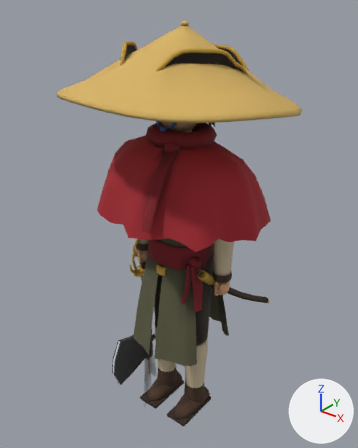
What one commit did to the glTF model assets/campos-dorados/modelos/augusto.glb.
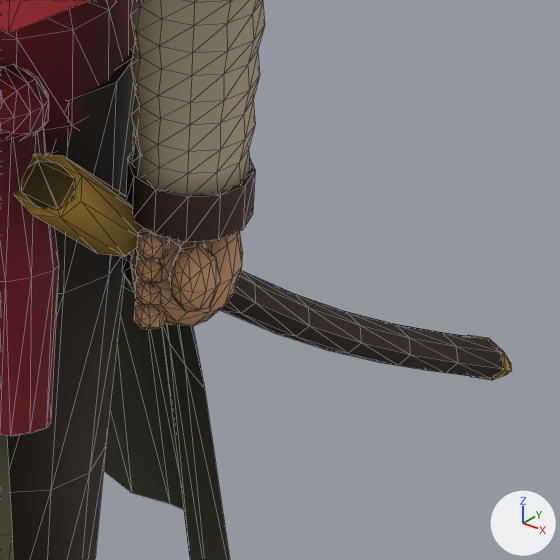
The first picture shows the older version from a camera (50 mm lens) standing at (1.35, -1.7, 2.15) and looking at (-0.06, 0.06, 1.06). The close-ups show the older and then the newer version on the part from 54% to 77% of the width and 55% to 74% of the height of that picture. Only the edits that show in the close-ups are written down. The axes (+X, +Y, +Z) are drawn at lower right. The lights are the same throughout. The close-ups show mesh edges as thin lines. Where no turn or scale is listed for an object, it has been applied to the vertices. Vertices at exactly the same position are counted once.

The scene before the commit, as lines of its bpy script (objects in view):
```python
me_manol = bpy.data.meshes.new('manoL')
me_manol.from_pydata(...)  # an icosphere of 80 faces spanning x 0.01..0.046, y -0.05..-0.014, z -0.015..0.039; a UV sphere (6 segments, 5 rings, poles along y) spanning x -0.0147..0.0067, y -0.05..-0.024, z 0.0176..0.0424; a UV sphere (12 segments, 8 rings, poles along y) spanning x -0.0383..0.0383, y -0.0428..0.0428, z -0.0504..0.0504; a UV sphere (6 segments, 5 rings, poles along y) spanning x -0.0147..0.0067, y -0.05..-0.024, z -0.0014..0.0234; a UV sphere (6 segments, 5 rings, poles along y) spanning x -0.0147..0.0067, y -0.05..-0.024, z -0.0204..0.0044; a UV sphere (6 segments, 5 rings, poles along y) spanning x -0.0147..0.0067, y -0.05..-0.024, z -0.0394..-0.0146
me_manol.materials.append(mat_piel)
me_manto = bpy.data.meshes.new('manto')
me_manto.from_pydata(...)  # 264 vertices, 440 faces; spans x -0.436..0.444, y -0.361..0.349, z -0.372..0.07
me_manto.materials.append(mat_rojo)
me_muslol = bpy.data.meshes.new('musloL')
me_muslol.from_pydata(...)  # 134 vertices, 260 faces; spans x -0.085..0.085, y -0.082..0.082, z -0.523..0.04
me_muslol.materials.append(mat_pantalon)
ob_manol = bpy.data.objects.new('manoL', me_manol)
ob_manol.location = (0.25, 0.0, 0.85)
ob_manto = bpy.data.objects.new('manto', me_manto)
ob_manto.location = (0.0, 0.0, 1.47)
ob_muslol = bpy.data.objects.new('musloL', me_muslol)
ob_muslol.location = (0.1, 0.0, 0.93)
# also in view: 'pelvis' at (0.03, 0.13, 0.85); 'antebrazoL' at (0.25, 0.0, 1.04)
```
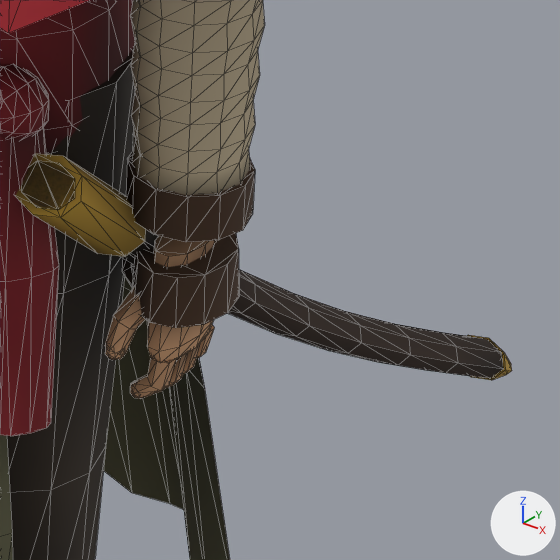
Boxes (x1, y1, x2, y2) around the edits, measured in the close-ups (560 x 560 px):
'manoL', reshaped
    before: (131, 228, 243, 330)
    after: (105, 233, 239, 399)
part 1 of me_manol, added
    after: (105, 346, 125, 360)
part 2 of me_manol, added (brown)
    after: (132, 233, 239, 328)
part 3 of me_manol, added (brown)
    after: (130, 357, 176, 399)
part 4 of me_manol, added
    after: (166, 353, 188, 388)
part 5 of me_manol, added (mostly hidden)
    after: (183, 344, 200, 374)
part 6 of me_manol, added (mostly hidden)
    after: (197, 325, 214, 358)
part 7 of me_manol, added (brown)
    after: (147, 236, 216, 361)
part 8 of me_manol, added (brown)
    after: (105, 287, 145, 355)
part 9 of me_manol, deleted (brown)
    before: (169, 244, 221, 312)
part 10 of me_manol, deleted (brown)
    before: (137, 228, 170, 260)
part 11 of me_manol, deleted (brown)
    before: (135, 278, 162, 306)
part 12 of me_manol, deleted (brown)
    before: (134, 301, 167, 330)
part 13 of me_manol, deleted (brown)
    before: (136, 255, 163, 283)
part 14 of me_manol, deleted (brown)
    before: (131, 232, 243, 326)

What changed in the scene script:
```text
Change me_manol:
    used by ob_manol; location = (0.25, 0.0, 0.85)
    remove me_manol.from_pydata(...)  # 232 vertices, 440 faces; spans x -0.0383..0.046, y -0.05..0.0428, z -0.0504..0.0504
    add me_manol.from_pydata(...)  # 276 vertices, 520 faces; spans x -0.036..0.036, y -0.0578..0.044, z -0.1176..0.018
    me_manol part 1: a new loose piece, a UV sphere (6 segments, 5 rings, poles along y) spanning x -0.0306..-0.0178, y -0.0578..-0.0422, z -0.0674..-0.0526, in mat_piel
    me_manol part 2: a new loose piece, a 12-sided cut cone along z (radius 0.036 by 0.044 at the low end, 0.034 by 0.042 at the high end) spanning x -0.036..0.036, y -0.044..0.044, z -0.03..0.01, in mat_cuero
    me_manol part 3: a new loose piece of 42 vertices spanning x -0.0259..0.0078, y -0.0332..-0.0148, z -0.1127..-0.0666, in mat_piel
    me_manol part 4: a new loose piece of 42 vertices spanning x -0.0259..0.0079, y -0.0172..0.0012, z -0.1176..-0.0668, in mat_piel
    me_manol part 5: a new loose piece of 42 vertices spanning x -0.0259..0.0079, y -0.0012..0.0172, z -0.1152..-0.0667, in mat_piel
    me_manol part 6: a new loose piece of 42 vertices spanning x -0.0259..0.0078, y 0.0148..0.0332, z -0.1077..-0.0664, in mat_piel
    me_manol part 7: a new loose piece of 40 vertices spanning x -0.021..0.017, y -0.0352..0.0352, z -0.07..0.018, in mat_piel
    me_manol part 8: a new loose piece of 18 vertices spanning x -0.0313..-0.003, y -0.0574..-0.0187, z -0.063..-0.0121, in mat_piel
    me_manol part 9: the loose piece of 42 vertices spanning x 0.01..0.046, y -0.05..-0.014, z -0.015..0.039 is deleted
    me_manol part 10: the loose piece of 26 vertices spanning x -0.0147..0.0067, y -0.05..-0.024, z 0.0176..0.0424 is deleted
    me_manol part 11: the loose piece of 26 vertices spanning x -0.0147..0.0067, y -0.05..-0.024, z -0.0204..0.0044 is deleted
    me_manol part 12: the loose piece of 26 vertices spanning x -0.0147..0.0067, y -0.05..-0.024, z -0.0394..-0.0146 is deleted
    me_manol part 13: the loose piece of 26 vertices spanning x -0.0147..0.0067, y -0.05..-0.024, z -0.0014..0.0234 is deleted
    me_manol part 14: 86 vertices removed from x -0.0383..0.0383, y -0.0428..0.0428, z -0.0504..0.0504
    add me_manol.materials.append(mat_cuero)
```
